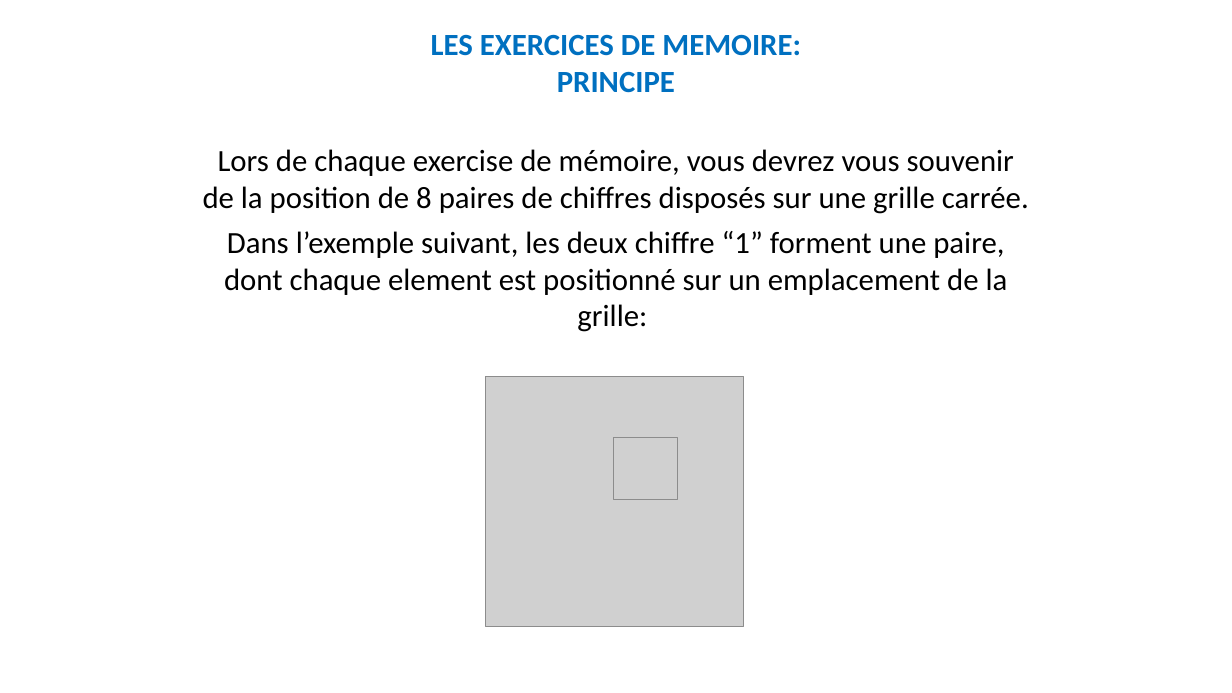
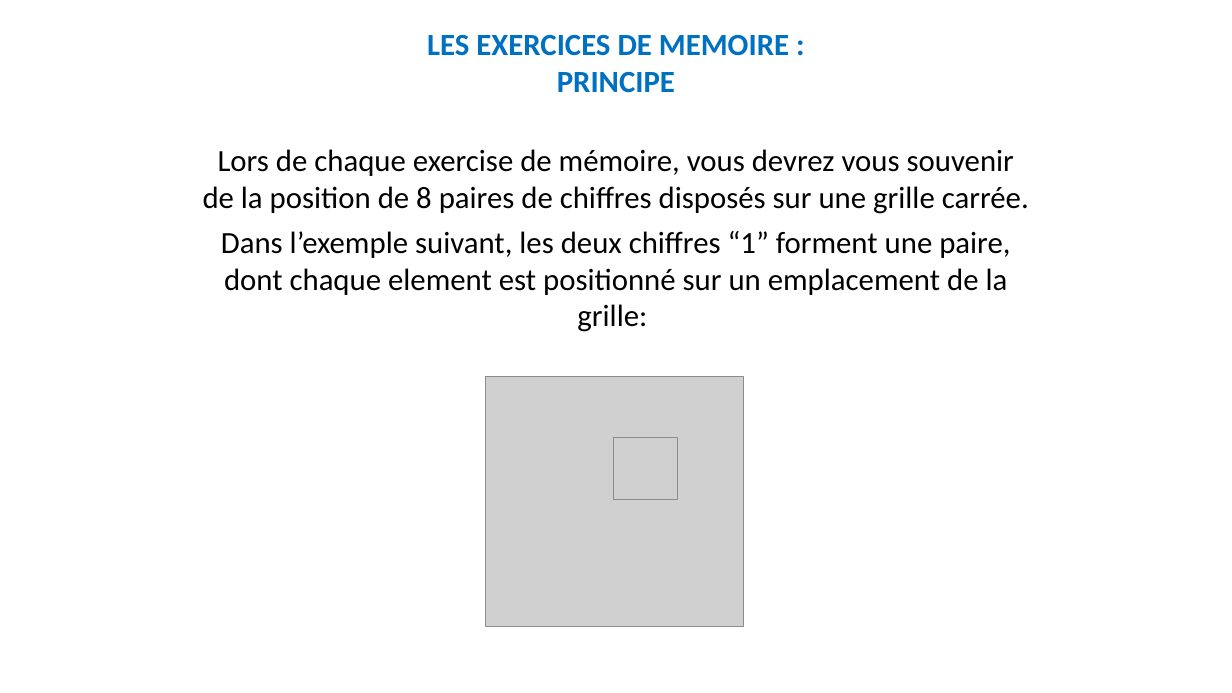
Before and after one commit to MBB-team/Online_Testing, a slide deck: slide 3 of src/SE_ELAN/Stimuli/Instructions.pptx (slide 4 before the commit). Drawn at 1232x693 pixels with LibreOffice and Linux fonts; fonts in the diff are those of the drawing; grey boxes stand for pictures. Boxes give left, top, right and bottom in pixels: in the first picture for what was removed or moved away, otherwise in the second. Text is boxed around its words. In the diff, an @@ line names an element or a change of style, - is before the commit and + after.

```diff
--- a/src/SE_ELAN/Stimuli/Instructions.pptx
+++ b/src/SE_ELAN/Stimuli/Instructions.pptx
@@ text at box(427, 34, 789, 93): spaces changed @@
-LES EXERCICES DE MEMOIRE: PRINCIPE
+LES EXERCICES DE MEMOIRE : PRINCIPE
@@ text at box(221, 231, 1010, 332): text changed @@
-Dans l’exemple suivant, les deux chiffre “1” forment une paire, dont chaque element est positionné sur un emplacement de la grille:
+Dans l’exemple suivant, les deux chiffres “1” forment une paire, dont chaque element est positionné sur un emplacement de la grille:
```
Also in this commit, not shown: 7 other slides changed, 1 slide removed.
